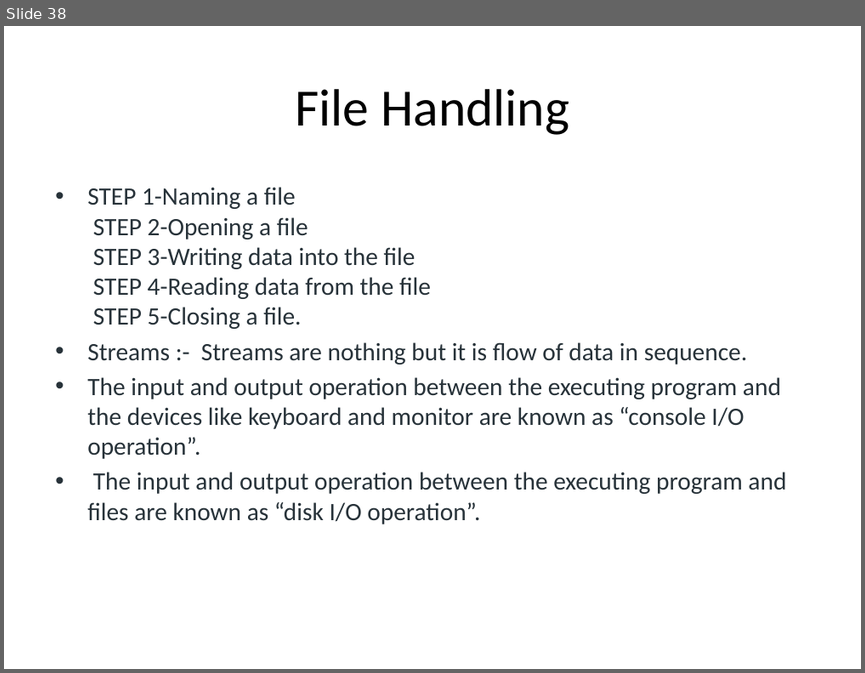
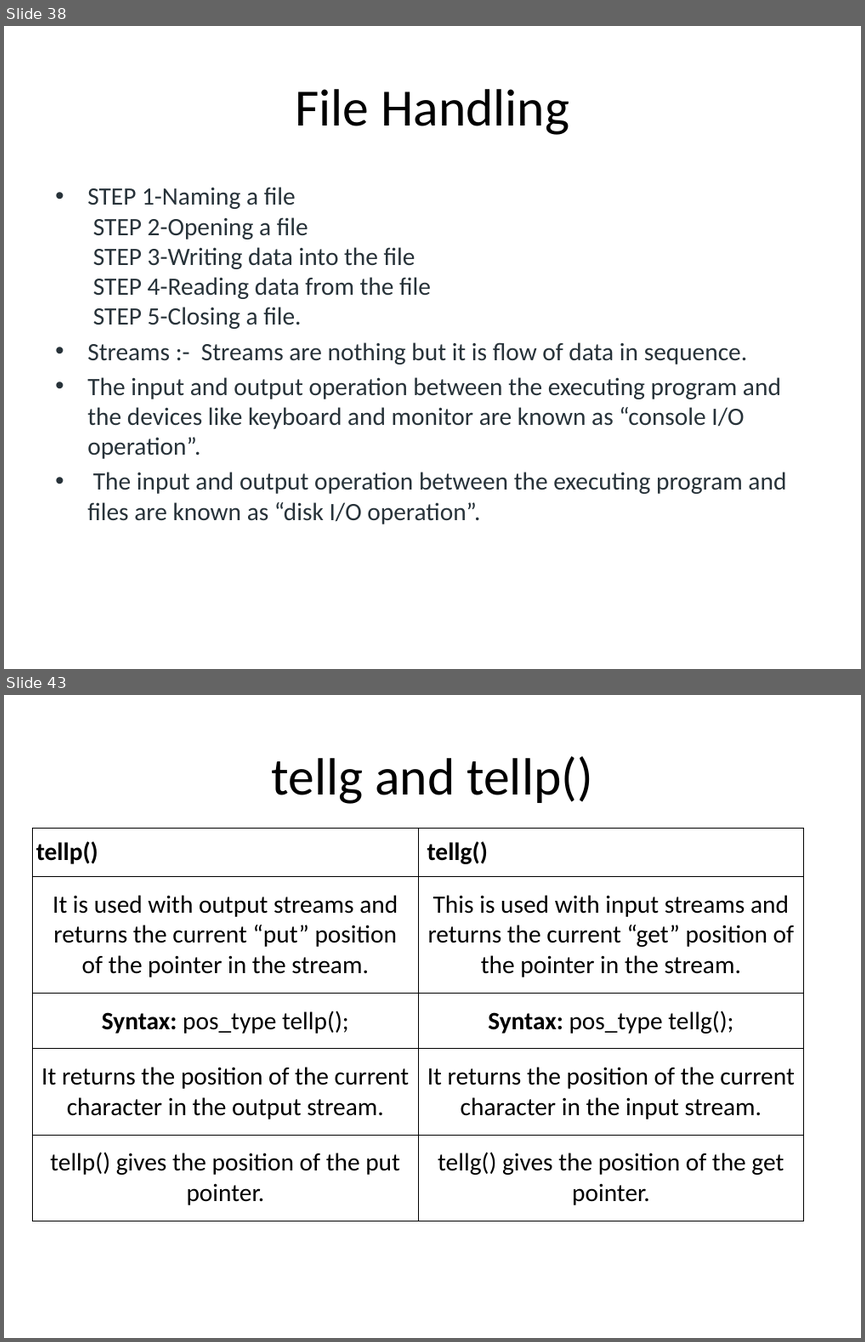
Before and after one commit to Bot-Anonymous/c-, a slide deck: c++.pptx. Shown one above the other, each under a label of ours: slide 38 before the commit, slides 38 and 43 after it; the slides between them are not shown. The pictures are 865x673 and 865x1342 pixels, drawn with LibreOffice and Linux fonts; fonts in the diff are those of the drawing. Boxes give left, top, right and bottom in pixels: in the first picture for what was removed or moved away, otherwise in the second. Text is boxed around its words. In the diff, an @@ line names an element or a change of style, - is before the commit and + after.

```diff
--- a/c++.pptx
+++ b/c++.pptx
@@ slide 43 added at [4, 695, 861, 1338], background #FFFFFF @@
@@ title added at [272, 756, 592, 804], 44 pt, text #000000 @@
+tellg and tellp()
@@ table added at [32, 828, 803, 1246], 5 rows, 2 columns @@
+tellp() | tellg()
+It is used with output streams and returns the current “put” position of the pointer in the stream. | This is used with input streams and returns the current “get” position of the pointer in the stream.
+Syntax: pos_type tellp(); | Syntax: pos_type tellg();
+It returns the position of the current character in the output stream. | It returns the position of the current character in the input stream.
+tellp() gives the position of the put pointer. | tellg() gives the position of the get pointer.
```
Also in this commit, not shown: 13 other slides added, 20 other files.
